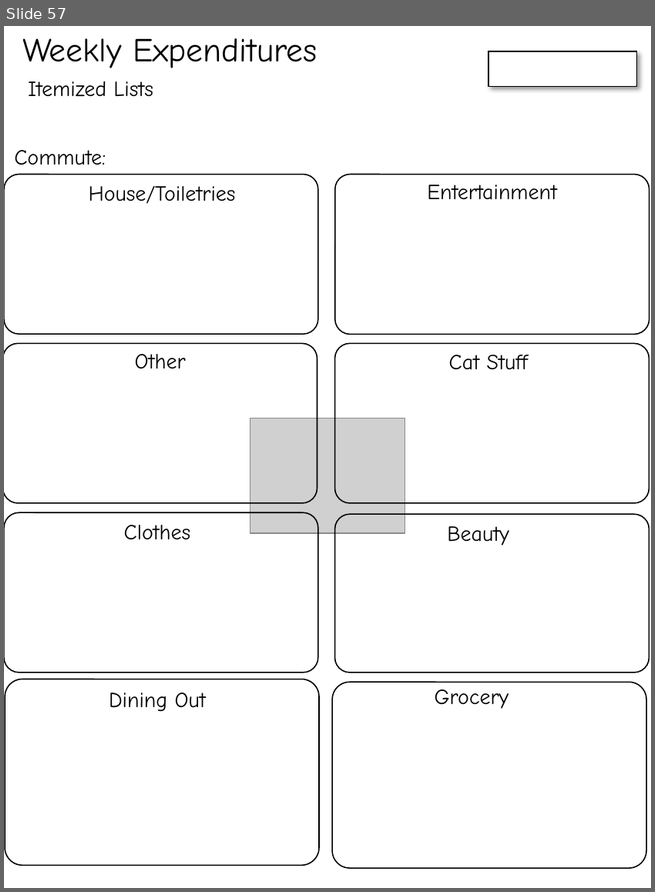
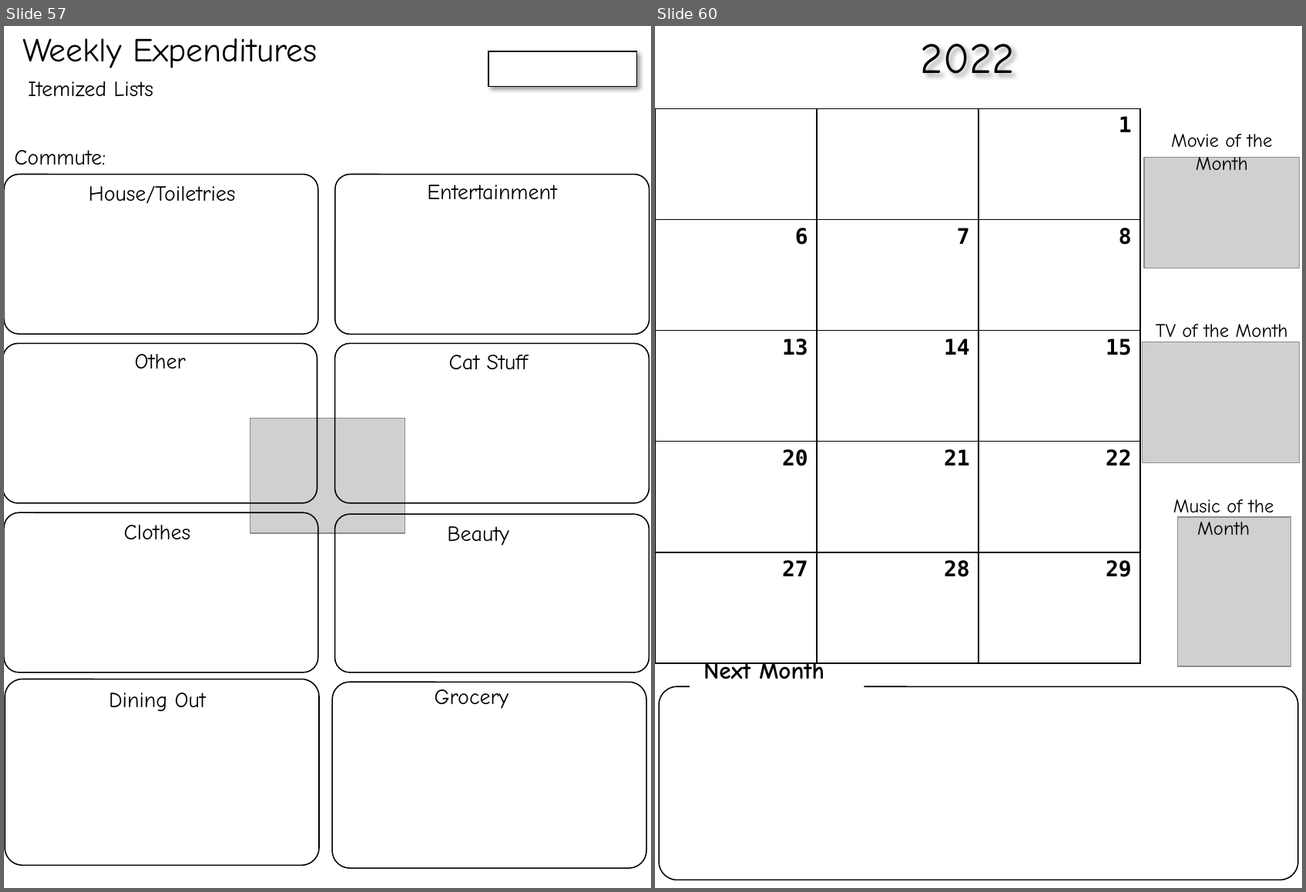
Before and after one commit to cds70409/cds70409.github.io, a slide deck: bujo_printouts.pptx. Shown side by side, each under a label of ours: slide 57 before the commit, slides 57 and 60 after it; the slides between them are not shown. The pictures are 655x892 and 1306x892 pixels, drawn with LibreOffice and Linux fonts; fonts in the diff are those of the drawing; grey boxes stand for pictures. Boxes give left, top, right and bottom in pixels: in the first picture for what was removed or moved away, otherwise in the second. Text is boxed around its words. In the diff, an @@ line names an element or a change of style, - is before the commit and + after.

```diff
--- a/bujo_printouts.pptx
+++ b/bujo_printouts.pptx
@@ slide 60 added at <box>655,26,1302,888</box>, background #FFFFFF @@
@@ text added at <box>921,44,1015,75</box>, 36 pt, text #000000 @@
+2022
@@ table added at <box>655,109,1142,664</box>, 5 rows, 3 columns @@
+ |  | 1
+6 | 7 | 8
+13 | 14 | 15
+20 | 21 | 22
+27 | 28 | 29
@@ text added at <box>1171,134,1273,170</box>, 16 pt, text #000000 @@
+Movie of the Month
@@ picture added at <box>1144,157,1299,268</box> @@
@@ text added at <box>1155,324,1288,344</box>, 16 pt, text #000000 @@
+TV of the Month
@@ picture added at <box>1142,342,1299,463</box> @@
@@ text added at <box>1173,500,1274,535</box>, 16 pt, text #000000 @@
+Music of the Month
@@ picture added at <box>1178,517,1290,667</box> @@
@@ text added at <box>704,658,824,679</box>, 20 pt, text #000000, bold @@
+Next Month
@@ rounded rectangle added at <box>660,687,1299,880</box>, outline #000000 1 pt @@
```
Also in this commit, not shown: 8 other slides added.
